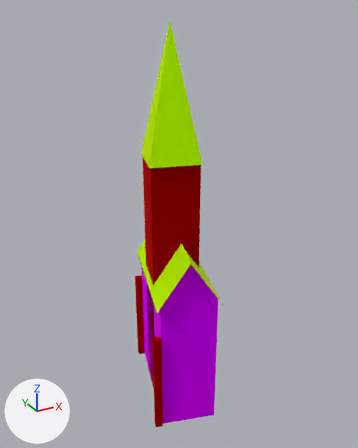
Before and after pictures for a commit that changed the glTF model assets/sur_mesure/eglise_1.glb.
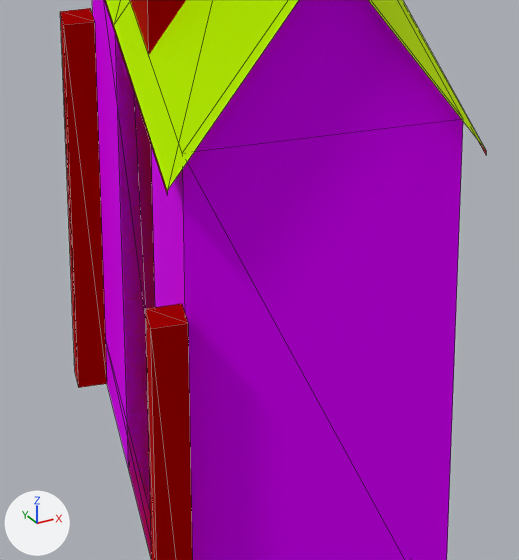
There are two pictures of each version: one whole from a 50 mm lens placed at (-23.3, -43.0, 41.2), pointed at (0.4, 0.0, 19.7), one close up on the part from 34% to 64% of the width and 61% to 87% of the height. The axes (+X, +Y, +Z) are drawn at lower left. The lights are the same throughout. The first two pictures are the older version. The close-ups show mesh edges as thin lines. Vertices at exactly the same position are counted once.

Objects in the first close-up: 'eglise_1'.
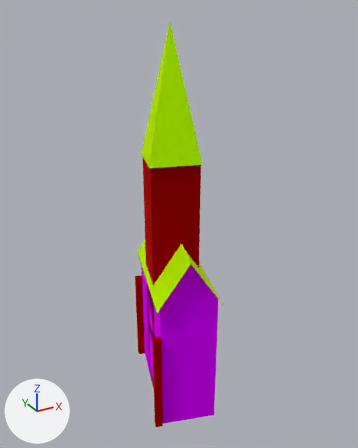
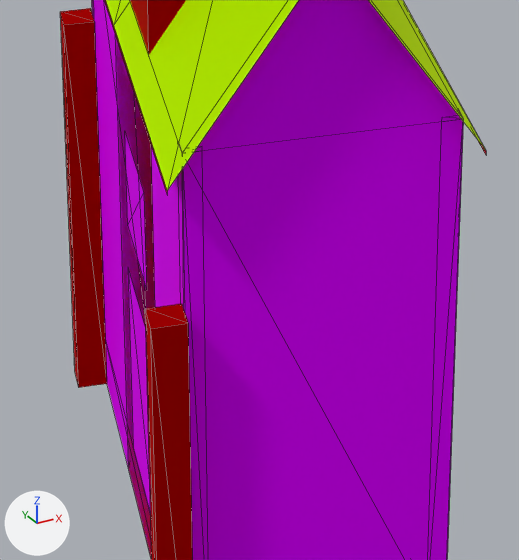
Edits to the bpy script that builds the scene:
```text
Change me_eglise_1:
    used by ob_eglise_1; location = (0.0, 0.0, 0.0)
    remove me_eglise_1.from_pydata(...)  # 76 vertices, 74 faces; spans x -5.6..5.2, y -7.6..7.6, z -1.6..40.0
    add me_eglise_1.from_pydata(...)  # 124 vertices, 102 faces; spans x -5.6..5.2, y -7.6..7.6, z -1.6..40.0
    me_eglise_1 part 1
    32 vertices are added at x -4.7..4.7, y -7.1..7.1, z 0.0..14.1
    16 new vertices lie (0.0, 0.0, 13.5) away from vertices in x -4.7..4.7, y -7.1..7.1, z 0.5
    28 new faces join them
    me_eglise_1 part 2: 74 kept faces spanning x -5.6..5.2, y -7.6..7.6, z -1.6..40.0 get new vertex colours
```

What differs and where, as boxes (x1, y1, x2, y2) in the close-ups (519 x 560 px):
part 1 of me_eglise_1, added
    after: (92, 0, 464, 560)
part 2 of me_eglise_1, recoloured
    before: (89, 0, 467, 560)
    after: (89, 0, 467, 517)
